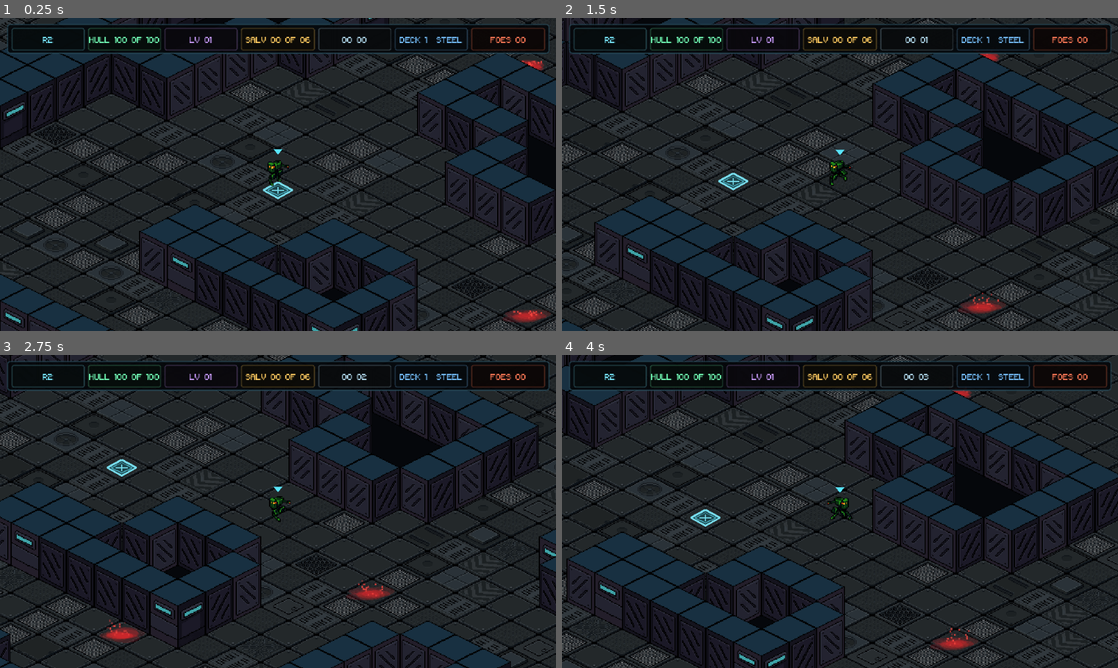
Above: before the commit, frames 1-4 (two rows, left to right).
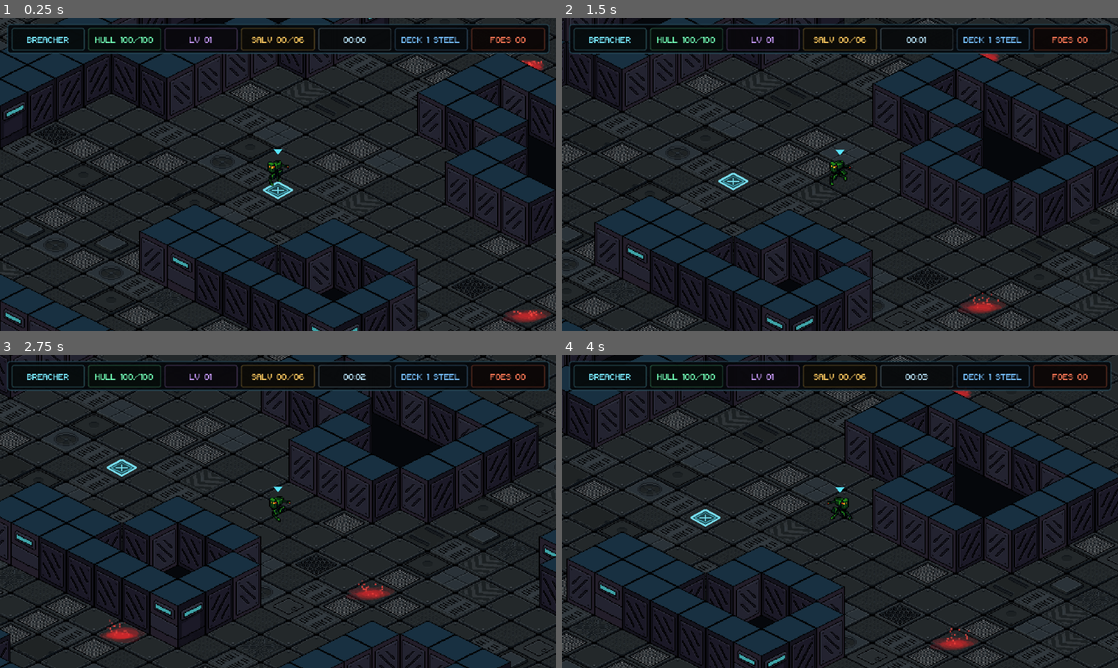
Above: after the commit, the same moments.

Repository: Tekknobot/spacehaul
Game: Godot game, scene res://Scenes/main.tscn
The game is run twice, just before and just after one commit, with the same random seed, the same clock (stepped at 60 frames per second) and the same inputs.
Inputs (mouse positions are in pixels of both pictures, inside the frame that each line leads up to):
- Up to frame 1 (0.25 s): no input
- Up to frame 2 (1.5 s): tap Enter at 0.5 s; move the mouse to (962, 158) at 0.52 s; hold D (move_right) 0.53-1.28 s; tap Space (dash) at 0.6 s; click (962, 158) at 0.67 s; move the mouse to (728, 190) at 1.27 s; hold S (move_down) from 1.28 s (still down); tap K (death_test) at 1.35 s
- Up to frame 3 (2.75 s): move the mouse to (333, 442) at 2.02 s; release S (move_down) at 2.03 s; hold D (move_right) from 2.03 s (still down); tap H (hurt_test) at 2.1 s
- Up to frame 4 (4 s): move the mouse to (812, 574) at 2.77 s; release D (move_right) at 2.78 s; hold W (move_up) 2.78-3.53 s; tap E (interact) at 2.85 s; click (812, 574) at 2.92 s; move the mouse to (1006, 558) at 3.52 s; hold A (move_left) from 3.53 s (still down); tap Q (pickup) at 3.6 s

The runs differ from the first frame. In frame 1, 0.7% of the frame differs, in the area x 4-84%, y 6-8%; in frame 2, 0.7%; in frame 3, 0.7%; in frame 4, 0.7%.

Commit message:
UI display text changes.

Diff:
--- a/Scripts/mecha_controller.gd
+++ b/Scripts/mecha_controller.gd
@@ -10,6 +10,19 @@
 
 const GAMEPAD_AIM_DEADZONE := 0.28
 
+
+const MECHA_DISPLAY_NAMES := {
+	"M1": "ATLAS",
+	"M2": "PANTHER",
+	"M3": "COMET",
+	"R1": "PRISM",
+	"R2": "BREACHER",
+	"R3": "HUNTER",
+	"R4": "CASCADE",
+	"S1": "SOLARIS",
+	"S2": "PHANTOM",
+	"S3": "SPIDER",
+}
 
 const MAX_ABILITY_TIER := 3
 const ABILITY_NAMES := {
@@ -241,7 +254,7 @@
 	return velocity.length()
 
 func get_display_name() -> String:
-	return mecha_id
+	return String(MECHA_DISPLAY_NAMES.get(mecha_id, mecha_id))
 
 func get_hull() -> int:
 	return hull
--- a/Scripts/test_world.gd
+++ b/Scripts/test_world.gd
@@ -372,36 +372,60 @@
 func _update_hud() -> void:
 	if _hud_mecha == null:
 		return
+
 	var active := mecha_manager.get_active_mecha()
+
 	if active == null:
 		_hud_mecha.text = "NO MECHA"
-		_hud_hull.text = "HULL NA"
-		_hud_level.text = "LV %02d" % _level
-		_hud_salvage.text = "SALV %02d OF %02d" % [_salvage, _salvage_required]
+		_hud_hull.text = "HULL: NA"
+		_hud_level.text = "LV: %02d" % _level
+		_hud_salvage.text = "SALV: %02d/%02d" % [_salvage, _salvage_required]
 		_hud_time.text = _format_time(_run_time)
-		_hud_deck.text = "DECK %d  %s" % [_deck_number, deck.get_deck_palette_name(_deck_number)]
-		_hud_hostiles.text = "FOES %02d" % enemy_manager.get_alive_count()
+		_hud_deck.text = "DECK: %d %s" % [
+			_deck_number,
+			deck.get_deck_palette_name(_deck_number)
+		]
+		_hud_hostiles.text = "FOES: %02d" % enemy_manager.get_alive_count()
 		return
 
 	_hud_mecha.text = mecha_manager.get_active_mecha_name()
-	_hud_hull.text = "HULL %03d OF %03d" % [active.get_hull(), active.get_max_hull()]
+	_hud_hull.text = "HULL %03d/%03d" % [
+		active.get_hull(),
+		active.get_max_hull()
+	]
 	_hud_level.text = "LV %02d" % _level
-	_hud_salvage.text = "SALV %02d OF %02d" % [_salvage, _salvage_required]
+	_hud_salvage.text = "SALV %02d/%02d" % [
+		_salvage,
+		_salvage_required
+	]
 	_hud_time.text = _format_time(_run_time)
-	_hud_deck.text = "DECK %d  %s" % [_deck_number, deck.get_deck_palette_name(_deck_number)]
+	_hud_deck.text = "DECK %d %s" % [
+		_deck_number,
+		deck.get_deck_palette_name(_deck_number)
+	]
 	_hud_hostiles.text = "FOES %02d" % enemy_manager.get_alive_count()
 
 	var hull_ratio := float(active.get_hull()) / float(maxi(1, active.get_max_hull()))
+
 	if hull_ratio <= 0.30:
-		_hud_hull.add_theme_color_override("font_color", Color(1.0, 0.34, 0.28, 1.0))
+		_hud_hull.add_theme_color_override(
+			"font_color",
+			Color(1.0, 0.34, 0.28, 1.0)
+		)
 	elif hull_ratio <= 0.60:
-		_hud_hull.add_theme_color_override("font_color", Color(1.0, 0.72, 0.28, 1.0))
+		_hud_hull.add_theme_color_override(
+			"font_color",
+			Color(1.0, 0.72, 0.28, 1.0)
+		)
 	else:
-		_hud_hull.add_theme_color_override("font_color", Color(0.45, 1.0, 0.72, 1.0))
+		_hud_hull.add_theme_color_override(
+			"font_color",
+			Color(0.45, 1.0, 0.72, 1.0)
+		)
 
 func _format_time(seconds: float) -> String:
 	var total := maxi(0, int(floor(seconds)))
-	return "%02d %02d" % [int(total / 60), total % 60]
+	return "%02d:%02d" % [int(total / 60), total % 60]
 
 func _hide_legacy_hud() -> void:
 	# Keep the old scene nodes as harmless placeholders so existing scene UIDs stay
